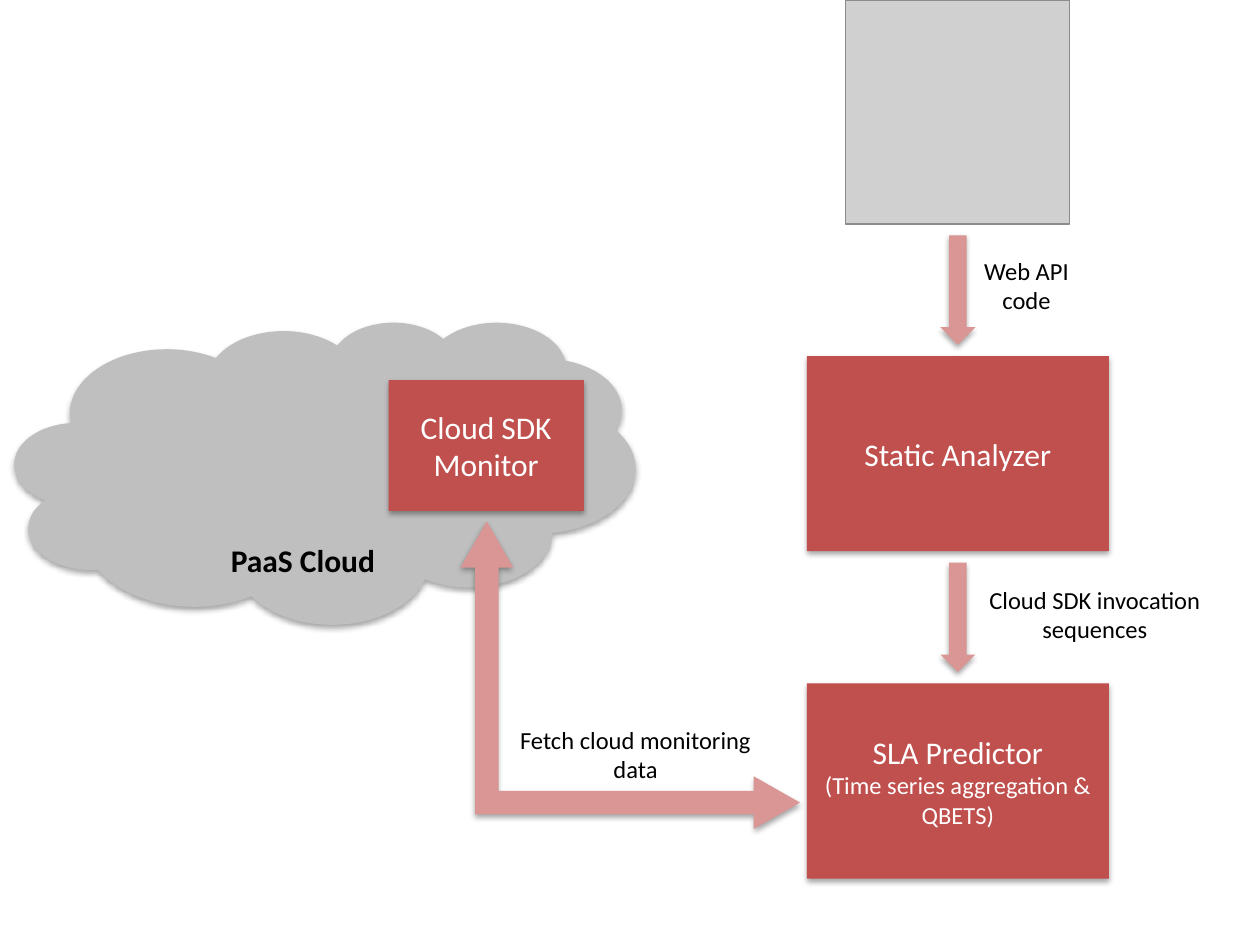
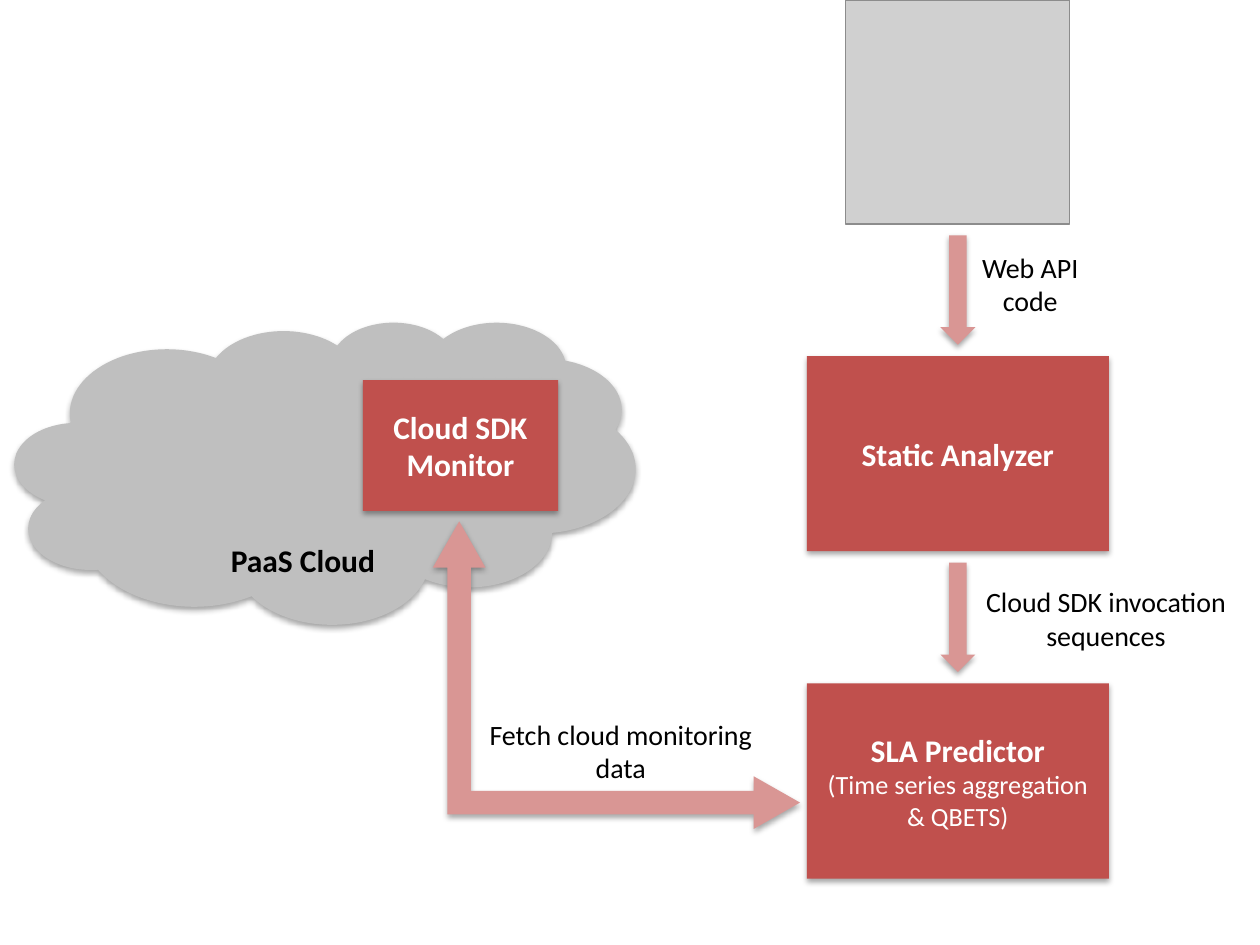
Before and after one commit to Dithn/eager-appscale, a slide deck: slide 1 of Eager/paper/oopsla/figures/FigureDesigns.pptx. Drawn at 1260x945 pixels with LibreOffice and Linux fonts; fonts in the diff are those of the drawing; grey boxes stand for pictures. Boxes give left, top, right and bottom in pixels: in the first picture for what was removed or moved away, otherwise in the second. Text is boxed around its words. In the diff, an @@ line names an element or a change of style, - is before the commit and + after.

```diff
--- a/Eager/paper/oopsla/figures/FigureDesigns.pptx
+++ b/Eager/paper/oopsla/figures/FigureDesigns.pptx
@@ rectangle "Static Analyzer" at <box>806,357,1109,552</box>: bold on @@
@@ rectangle "Cloud SDK Monitor" at <box>363,381,558,512</box>: bold on @@
@@ rectangle "Cloud SDK Monitor": place and size @@
-rectangle "Cloud SDK Monitor" at <box>388,381,583,512</box>
+rectangle "Cloud SDK Monitor" at <box>363,381,558,512</box>
@@ left up arrow: place and size @@
-left up arrow at <box>461,521,799,828</box>
+left up arrow at <box>433,521,799,828</box>
@@ rectangle "SLA Predictor" at <box>806,683,1109,878</box>: bold on in "SLA Predictor"; size 14 to 15 pt in "(Time series aggregation & QBETS)" @@
@@ size 14 to 16 pt in 3 elements at <box>982,258,1079,312</box>, <box>986,592,1225,651</box>, <box>490,725,752,779</box> @@
@@ text "Fetch cloud monitoring": place and size @@
-text "Fetch cloud monitoring" at <box>520,732,750,778</box>
+text "Fetch cloud monitoring" at <box>490,725,752,779</box>
```
Also in this commit, not shown: 1 other slide changed, 4 other files.
